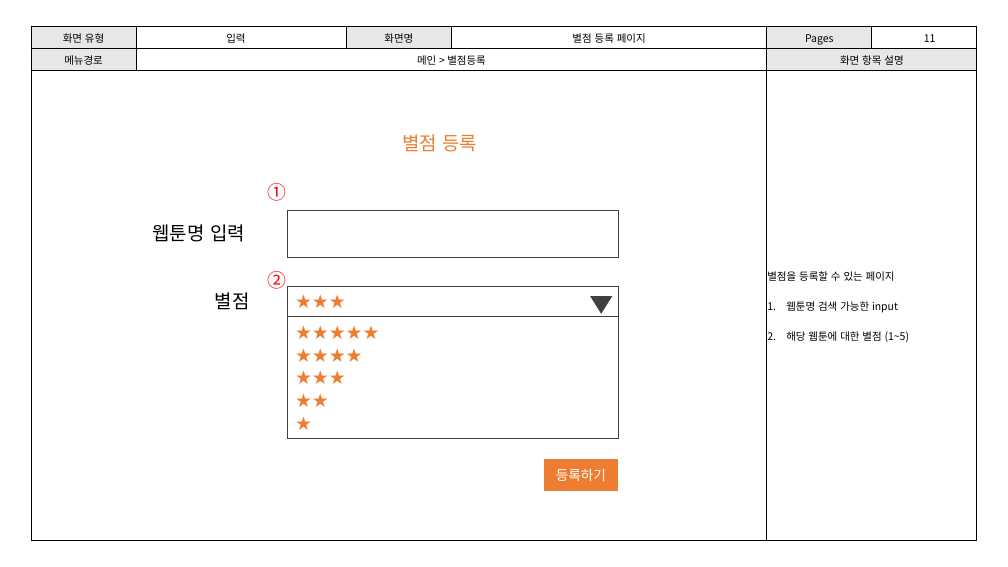
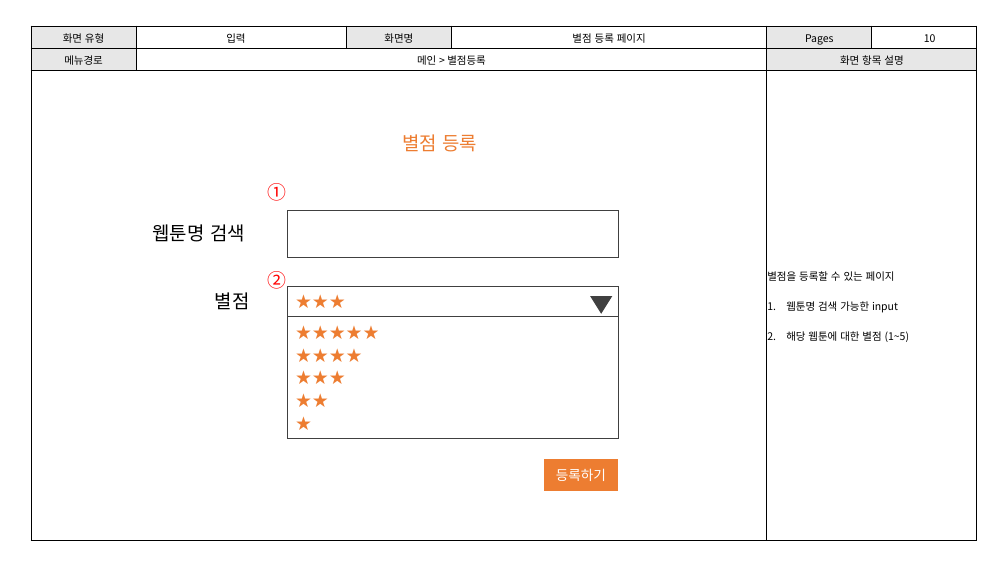
Before and after one commit to J-ungry/jshwebtoon, a slide deck: slide 12 of documents/승환이네만화방_사용자_인터페이스_설계서_v02.pptx (slide 13 before the commit). Drawn at 1008x567 pixels with LibreOffice and Linux fonts; fonts in the diff are those of the drawing. Boxes give left, top, right and bottom in pixels: in the first picture for what was removed or moved away, otherwise in the second. Text is boxed around its words. In the diff, an @@ line names an element or a change of style, - is before the commit and + after.

```diff
--- a/documents/승환이네만화방_사용자_인터페이스_설계서_v02.pptx
+++ b/documents/승환이네만화방_사용자_인터페이스_설계서_v02.pptx
@@ table at (31, 26, 977, 541) @@
-row 1, column 6: 11
+row 1, column 6: 10
@@ text at (153, 224, 245, 242): text changed @@
-웹툰명 입력
+웹툰명 검색
```
Also in this commit, not shown: 6 other slides changed, 1 slide removed, 23 other files.
